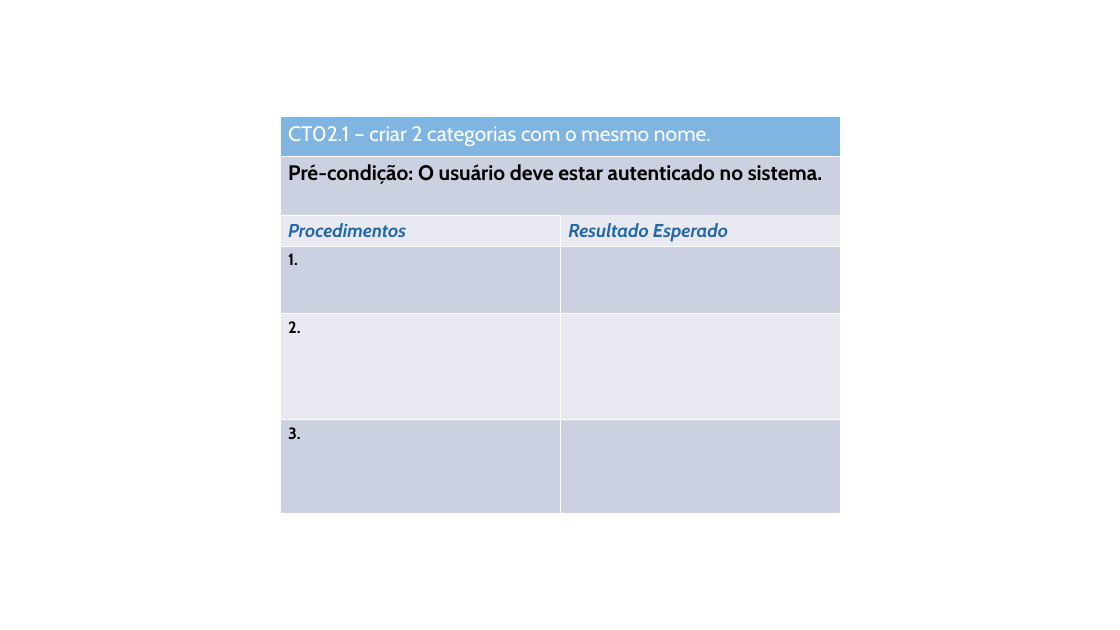
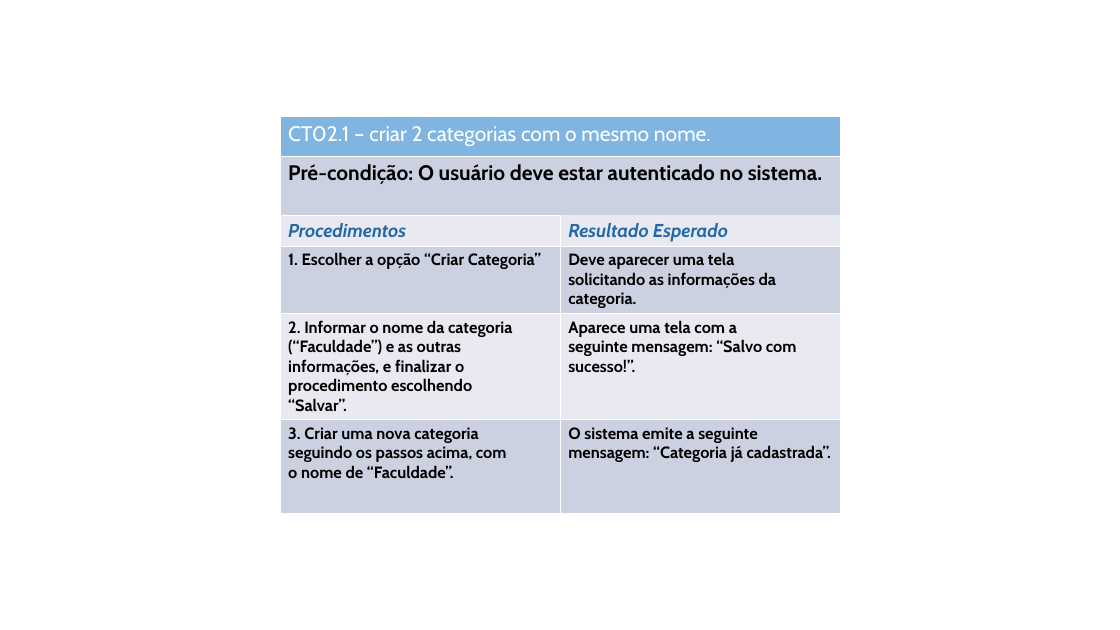
Before and after one commit to evertonschuster/GestaoFinancaPessoal, a slide deck: slide 1 of GestaoFinancaPessoal/GestaoFinancaPessoal/Documentos/525/casos_de_teste02.pptx. Drawn at 1120x630 pixels with LibreOffice and Linux fonts; fonts in the diff are those of the drawing. Boxes give left, top, right and bottom in pixels: in the first picture for what was removed or moved away, otherwise in the second. Text is boxed around its words. In the diff, an @@ line names an element or a change of style, - is before the commit and + after.

```diff
--- a/GestaoFinancaPessoal/GestaoFinancaPessoal/Documentos/525/casos_de_teste02.pptx
+++ b/GestaoFinancaPessoal/GestaoFinancaPessoal/Documentos/525/casos_de_teste02.pptx
@@ table added at [280, 246, 840, 532], 3 rows, 2 columns @@
+1. Escolher a opção “Criar Categoria” | Deve aparecer uma tela / solicitando as informações da categoria.
+2. Informar o nome da categoria / (“Faculdade”) e as outras / informações, e finalizar o / procedimento escolhendo / “Salvar”. | Aparece uma tela com a / seguinte mensagem: “Salvo com sucesso!”.
+3. Criar uma nova categoria / seguindo os passos acima, com / o nome de “Faculdade”. | O sistema emite a seguinte / mensagem: “Categoria já cadastrada”.
```
Also in this commit, not shown: 3 other slides changed, 3 other files.
